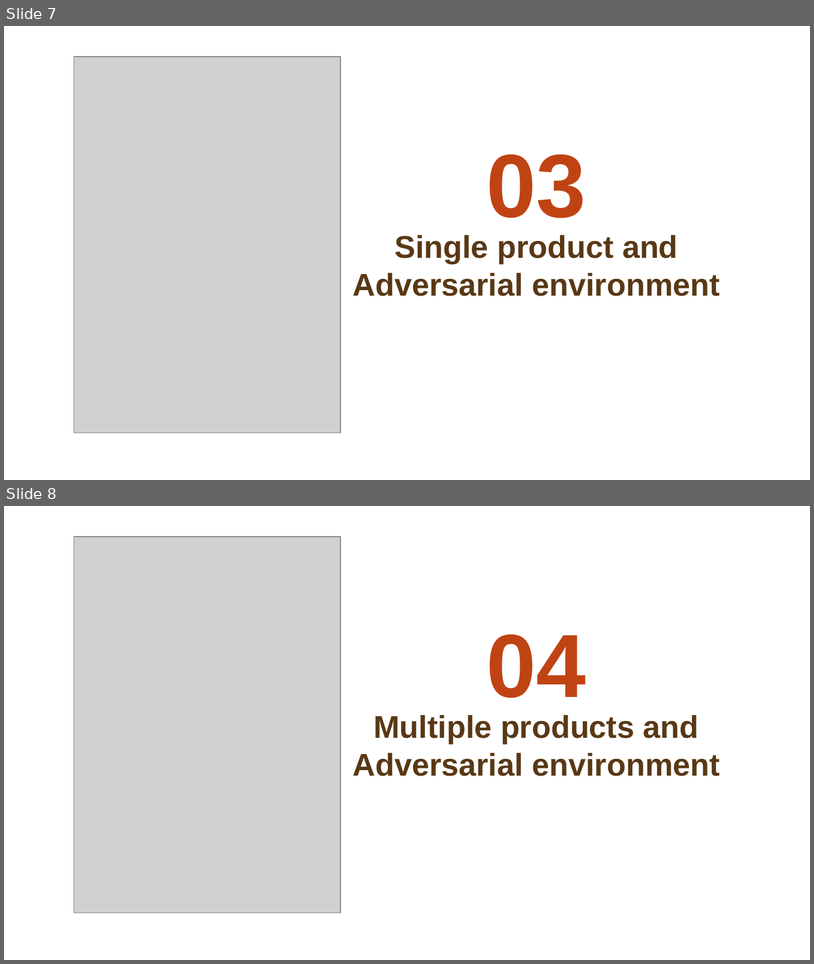
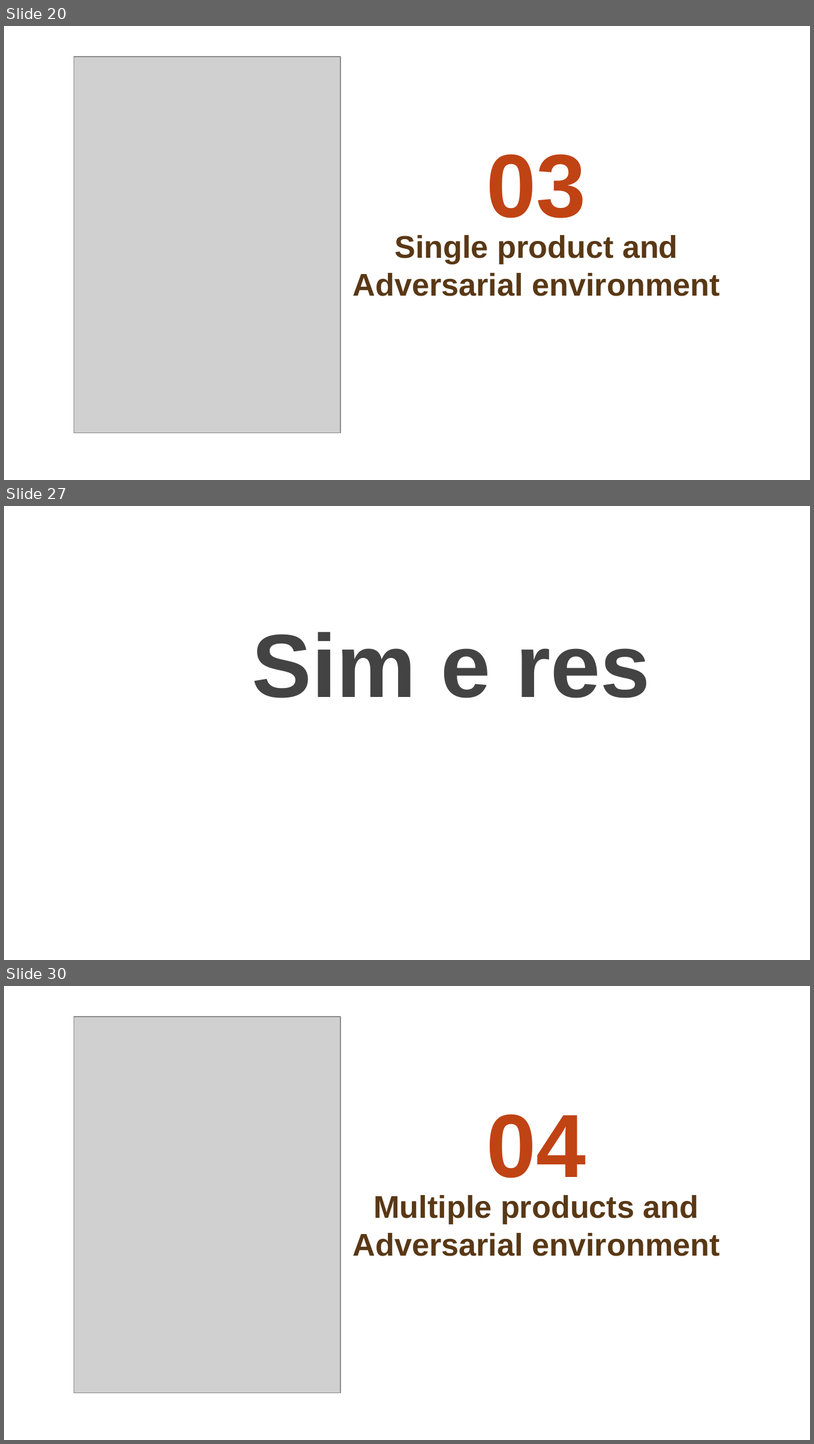
Before and after one commit to matteopasqual02/OLA-2025-project, a slide deck: presentation.pptx. Shown one above the other, each under a label of ours: slides 7 and 8 before the commit, slides 20, 27 and 30 after it; the slides between them are not shown. The pictures are 814x964 and 814x1444 pixels, drawn with LibreOffice and Linux fonts; fonts in the diff are those of the drawing; grey boxes stand for pictures; background and template pictures are left out. Boxes give left, top, right and bottom in pixels: in the first picture for what was removed or moved away, otherwise in the second. Text is boxed around its words. In the diff, an @@ line names an element or a change of style, - is before the commit and + after.

```diff
--- a/presentation.pptx
+++ b/presentation.pptx
@@ slide 27 added at (4, 506, 810, 960), background picture (left out) @@
@@ title added at (252, 632, 650, 698), 80 pt, text #434343, bold @@
+Sim e res
@@ what was slide 7 is now slide 20 @@
@@ what was slide 8 is now slide 30 @@
```
Also in this commit, not shown: 1 slide changed, 30 other slides added, 1 slide removed.
